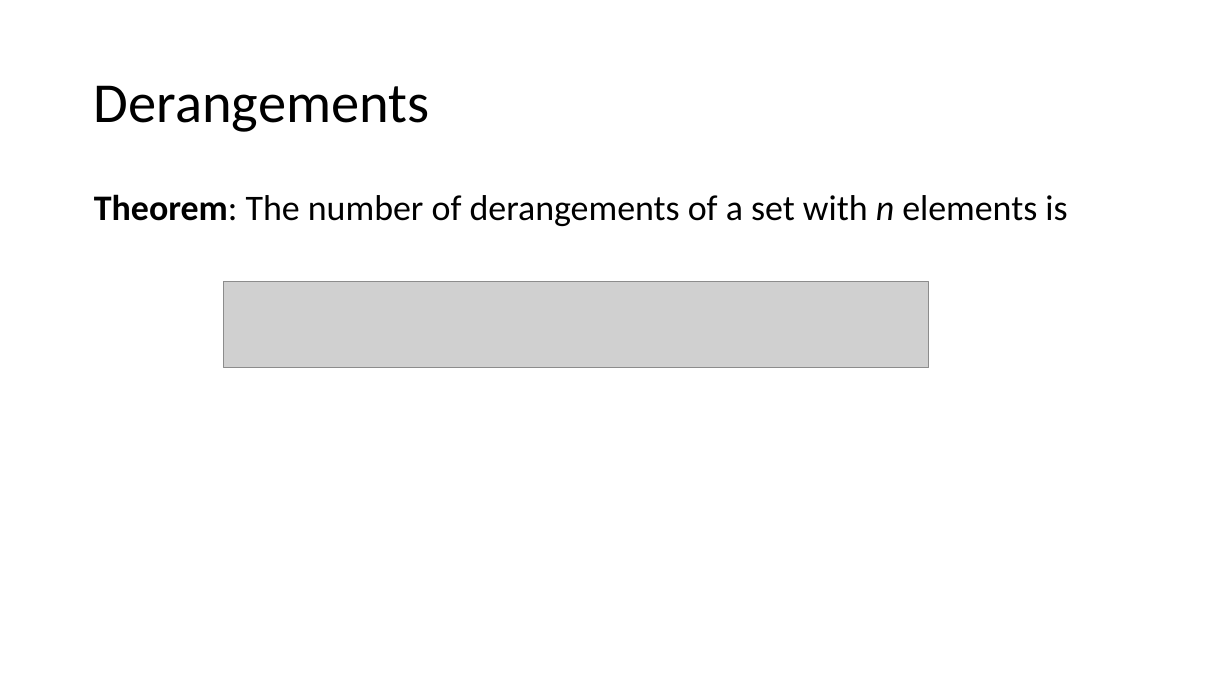
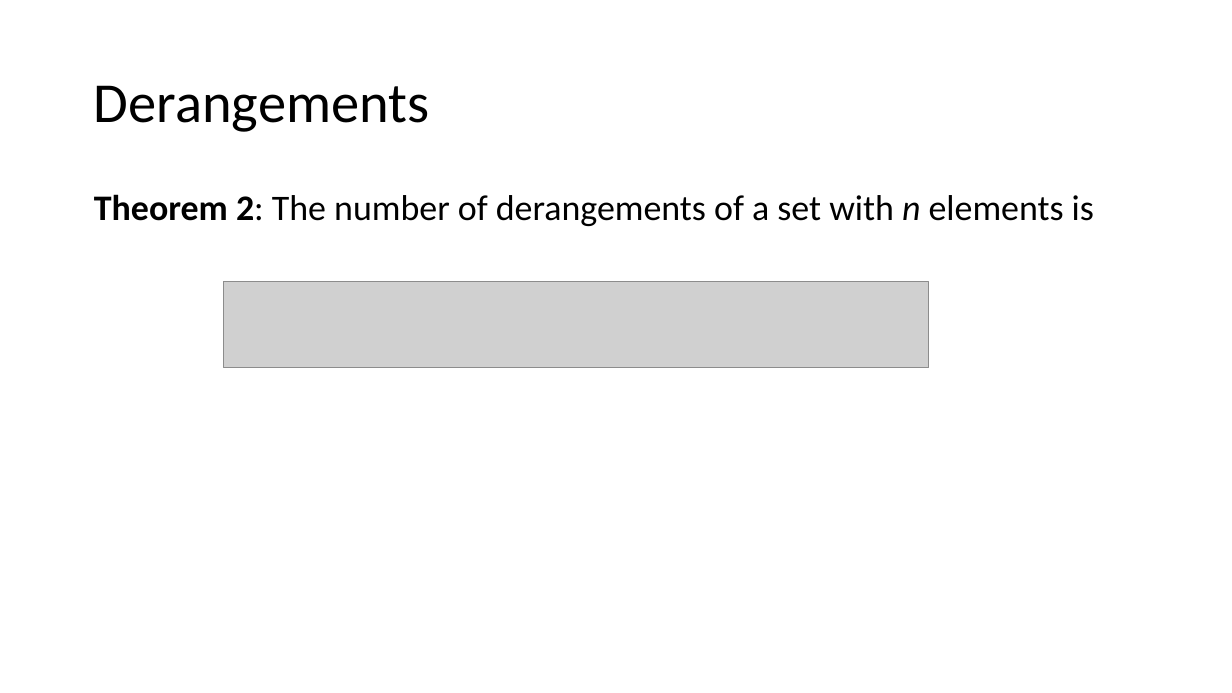
Before and after one commit to LSIR/AICC-I, a slide deck: slide 62 of Lectures/Week 11/11. Advanced Counting.pptx (slide 69 before the commit). Drawn at 1232x693 pixels with LibreOffice and Linux fonts; fonts in the diff are those of the drawing; grey boxes stand for pictures. Boxes give left, top, right and bottom in pixels: in the first picture for what was removed or moved away, otherwise in the second. Text is boxed around its words. In the diff, an @@ line names an element or a change of style, - is before the commit and + after.

```diff
--- a/Lectures/Week 11/11. Advanced Counting.pptx
+++ b/Lectures/Week 11/11. Advanced Counting.pptx
@@ text at [94,194,1094,226]: text changed @@
-Theorem: The number of derangements of a set with n elements is
+Theorem 2: The number of derangements of a set with n elements is
```
Also in this commit, not shown: 9 other slides changed, 1 slide added, 7 slides removed, 1 other file.
